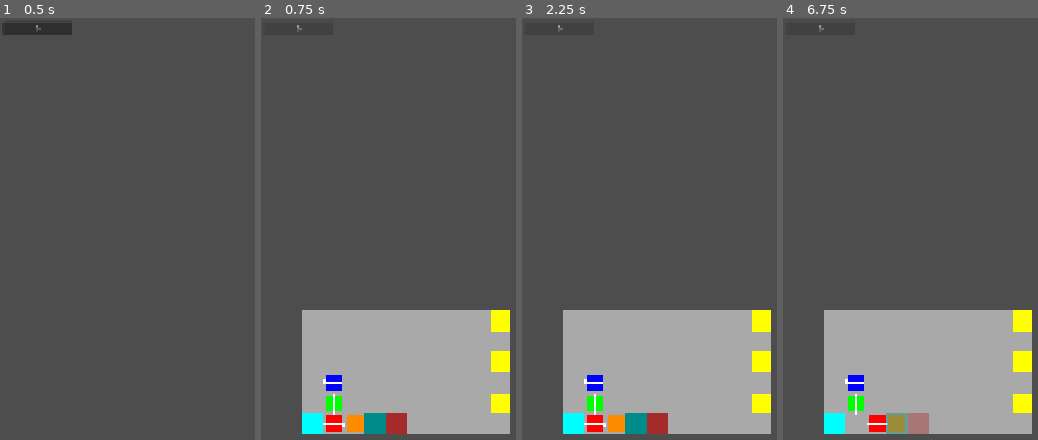
Above: before the commit, frames 1-4 (left to right).
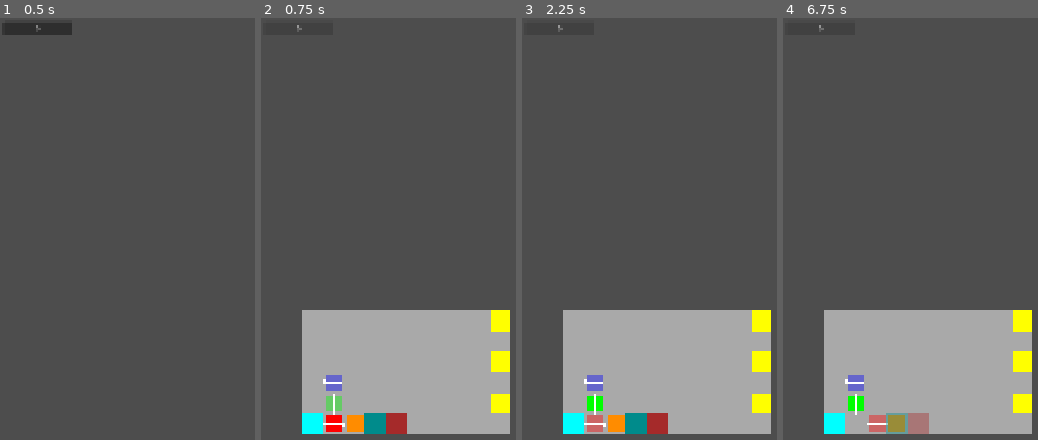
Above: after the commit, the same moments.

Repository: ggestein/jigsaw-of-the-sinking-star
Game: Godot game, scene res://scenes/tests/test_core_gameplay.tscn
Two runs of this game, one before a commit and one after it. Both use one fixed random seed, a clock stepped at 60 frames per second and the inputs below. The project has no main scene, so this scene is started directly.
Inputs:
- Up to frame 1 (0.5 s): no input
- Up to frame 2 (0.75 s): click "0" at 0.5 s
- Up to frame 3 (2.25 s): tap Enter at 1.25 s; hold D 1.28-2.03 s; tap R at 1.35 s; tap Space at 2 s; hold S from 2.03 s (still down); tap C at 2.1 s
- Up to frame 4 (6.75 s): tap Enter at 2.75, 4.25 s; release S at 2.78 s; hold D 2.78-3.53 s; tap Z at 2.85, 5.1 s; tap Space at 3.5, 5 s; hold W 3.53-4.28 s; tap R at 3.6, 5.85 s; hold A 4.28-5.78 s; tap C at 4.35, 6.6 s; hold S 5.78-6.53 s; hold D from 6.53 s (still down)

Frame 1 is identical in both runs. In frame 2, 0.4% of the frame differs, in the area x 25-32%, y 84-94%; in frame 3, 0.4%; in frame 4, 0.4%, in the area x 25-41%, y 84-99%.

Commit message:
main game framework

Diff:
--- /dev/null
+++ b/scenes/tests/test_level_with_theme.tscn
@@ -0,0 +1,12 @@
+[gd_scene format=3 uid="uid://dkcbbroykh8ay"]
+
+[ext_resource type="Script" uid="uid://tjehib2smyld" path="res://scripts/tests/test_level_with_theme.gd" id="1_2wanc"]
+
+[node name="TestLevelWithTheme" type="Node" unique_id=1663444675]
+script = ExtResource("1_2wanc")
+
+[node name="VBox" type="VBoxContainer" parent="." unique_id=1897224243]
+offset_left = 8.0
+offset_top = 9.0
+offset_right = 174.0
+offset_bottom = 319.0
--- /dev/null
+++ b/scripts/core_level_config.gd
@@ -0,0 +1,58 @@
+class_name CoreLevelConfig
+extends Node
+
+class CharacterConfig:
+	var inst_cls: CoreGameplay.CharacterClass
+	var inst_pos: Vector2i
+	var inst_face: int
+
+class DoorConfig:
+	var position: Vector2i
+	var need_pads_indices: Array[int]
+
+class LevelConfig:
+	var obstacles: Array[Vector2i]
+	var range: Rect2i
+	var goals: Array[Vector2i]
+	var characters: Array[CharacterConfig]
+	var boxes: Array[Vector2i]
+	var pads: Array[Vector2i]
+	var doors: Array[DoorConfig]
+
+class GameInstanceArgs:
+	var level_data: CoreGameplay.LevelData
+	var initial_state: CoreGameplay.GameState
+
+static func calculate_game_instance_args(level_config: LevelConfig) -> GameInstanceArgs:
+	var level_data := CoreGameplay.LevelData.new()
+	level_data.obstacles = level_config.obstacles
+	level_data.range = level_config.range
+	level_data.goals = level_config.goals
+	level_data.character_data = []
+	for cc in level_config.characters:
+		level_data.character_data.append(cc.inst_cls)
+	level_data.pads = level_config.pads
+	level_data.doors = []
+	for dc in level_config.doors:
+		var door_data := CoreGameplay.DoorData.new()
+		door_data.position = dc.position
+		door_data.need_pads_indices = dc.need_pads_indices
+		level_data.doors.append(door_data)
+	var initial_state := CoreGameplay.GameState.new()
+	initial_state.current_character_index = 0
+	initial_state.characters = []
+	for cc in level_config.characters:
+		var char_inst := CoreGameplay.CharacterInstance.new()
+		char_inst.inst_position = cc.inst_pos
+		char_inst.inst_face = cc.inst_face
+		initial_state.characters.append(char_inst)
+	initial_state.boxes = []
+	for b in level_config.boxes:
+		var new_box_inst := CoreGameplay.BoxInstance.new()
+		new_box_inst.position = b
+		new_box_inst.killed = false
+		initial_state.boxes.append(new_box_inst)
+	var result := GameInstanceArgs.new()
+	result.level_data = level_data
+	result.initial_state = initial_state
+	return result
--- /dev/null
+++ b/scripts/level_theme.gd
@@ -0,0 +1,7 @@
+class_name LevelTheme
+extends Node
+
+class LevelThemeConfig:
+	var bg_packed_scene_path: String
+	var obstacle_packed_scene_path: Array[String]
+	var box_packed_scene_path: Array[String]
--- /dev/null
+++ b/scripts/main_game.gd
@@ -0,0 +1,17 @@
+class_name MainGame
+extends Node
+
+var current_game_instance: CoreGameplay.GameInstance
+var obstacle_node_map: Dictionary[int, Node3D]
+var box_node_map: Dictionary[int, Node3D]
+var character_node_map: Dictionary[int, Node3D]
+
+func setup(leve_config: CoreLevelConfig.LevelConfig, level_theme: LevelTheme.LevelThemeConfig):
+	var game_instance_args := CoreLevelConfig.calculate_game_instance_args(leve_config)
+	current_game_instance = CoreGameplay.create_new_game_instance(game_instance_args.level_data, game_instance_args.initial_state)
+	# todo
+	pass
+
+func clearup():
+	for child_idx in range(0, get_child_count()):
+		get_child(child_idx).queue_free()
--- a/scripts/tests/test_core_gameplay.gd
+++ b/scripts/tests/test_core_gameplay.gd
@@ -2,67 +2,11 @@
 
 @onready var vbox: VBoxContainer = $"VBox"
 
-class CharacterConfig:
-	var inst_cls: CoreGameplay.CharacterClass
-	var inst_pos: Vector2i
-	var inst_face: int
-
-class DoorConfig:
-	var position: Vector2i
-	var need_pads_indices: Array[int]
-
-class LevelConfig:
-	var obstacles: Array[Vector2i]
-	var range: Rect2i
-	var goals: Array[Vector2i]
-	var characters: Array[CharacterConfig]
-	var boxes: Array[Vector2i]
-	var pads: Array[Vector2i]
-	var doors: Array[DoorConfig]
-
-class GameInstanceArgs:
-	var level_data: CoreGameplay.LevelData
-	var initial_state: CoreGameplay.GameState
-
-var level_configs: Array[LevelConfig]
+var level_configs: Array[CoreLevelConfig.LevelConfig]
 var current_game_instance: CoreGameplay.GameInstance = null
 
-static func calculate_game_instance_args(level_config: LevelConfig) -> GameInstanceArgs:
-	var level_data := CoreGameplay.LevelData.new()
-	level_data.obstacles = level_config.obstacles
-	level_data.range = level_config.range
-	level_data.goals = level_config.goals
-	level_data.character_data = []
-	for cc in level_config.characters:
-		level_data.character_data.append(cc.inst_cls)
-	level_data.pads = level_config.pads
-	level_data.doors = []
-	for dc in level_config.doors:
-		var door_data := CoreGameplay.DoorData.new()
-		door_data.position = dc.position
-		door_data.need_pads_indices = dc.need_pads_indices
-		level_data.doors.append(door_data)
-	var initial_state := CoreGameplay.GameState.new()
-	initial_state.current_character_index = 0
-	initial_state.characters = []
-	for cc in level_config.characters:
-		var char_inst := CoreGameplay.CharacterInstance.new()
-		char_inst.inst_position = cc.inst_pos
-		char_inst.inst_face = cc.inst_face
-		initial_state.characters.append(char_inst)
-	initial_state.boxes = []
-	for b in level_config.boxes:
-		var new_box_inst := CoreGameplay.BoxInstance.new()
-		new_box_inst.position = b
-		new_box_inst.killed = false
-		initial_state.boxes.append(new_box_inst)
-	var result := GameInstanceArgs.new()
-	result.level_data = level_data
-	result.initial_state = initial_state
-	return result
-
 func setup_all_level_configs():
-	var level_config := LevelConfig.new()
+	var level_config := CoreLevelConfig.LevelConfig.new()
 	level_config.obstacles = [
 		Vector2i(0, 0)
 	]
@@ -73,17 +17,17 @@
 		Vector2i(9, 1),
 	]
 	level_config.characters = []
-	var char_config := CharacterConfig.new()
+	var char_config := CoreLevelConfig.CharacterConfig.new()
 	char_config.inst_cls = CoreGameplay.CharacterClass.WARRIOR
 	char_config.inst_pos = Vector2i(1, 0)
 	char_config.inst_face = 1
 	level_config.characters.append(char_config)
-	char_config = CharacterConfig.new()
+	char_config = CoreLevelConfig.CharacterConfig.new()
 	char_config.inst_cls = CoreGameplay.CharacterClass.THIEF
 	char_config.inst_pos = Vector2i(1, 1)
 	char_config.inst_face = 2
 	level_config.characters.append(char_config)
-	char_config = CharacterConfig.new()
+	char_config = CoreLevelConfig.CharacterConfig.new()
 	char_config.inst_cls = CoreGameplay.CharacterClass.MAGE
 	char_config.inst_pos = Vector2i(1, 2)
 	char_config.inst_face = 3
@@ -94,7 +38,7 @@
 	level_config.pads = [
 		Vector2i(3, 0)
 	]
-	var door_config: DoorConfig = DoorConfig.new();
+	var door_config: CoreLevelConfig.DoorConfig = CoreLevelConfig.DoorConfig.new();
 	door_config.position = Vector2i(4, 0)
 	door_config.need_pads_indices = [0]
 	level_config.doors.append(door_config)
@@ -102,7 +46,7 @@
 
 func level_config_button_callback(idx: int):
 	printt("level_config_button_callback", idx)
-	var args := calculate_game_instance_args(level_configs[idx])
+	var args := CoreLevelConfig.calculate_game_instance_args(level_configs[idx])
 	current_game_instance = CoreGameplay.create_new_game_instance(args.level_data, args.initial_state)
 	printt("current_game_instance", current_game_instance)
 
@@ -232,6 +176,8 @@
 			cl = Color.GREEN
 		elif cd == CoreGameplay.CharacterClass.MAGE:
 			cl = Color.BLUE
+		if current_state.current_character_index != idx:
+			cl = Color(cl.r, cl.g, cl.b, cl.a * 0.4)
 		draw_range(Rect2i(ci.inst_position.x, ci.inst_position.y, 1, 1), cl, 5)
 		draw_arrow(ci.inst_position, ci.inst_face)
 	for box in current_state.boxes:
--- /dev/null
+++ b/scripts/tests/test_level_with_theme.gd
@@ -0,0 +1,71 @@
+extends Node
+
+@onready var vbox: VBoxContainer = $"VBox"
+
+class TestEntry:
+	var name: String
+	var level_config: CoreLevelConfig.LevelConfig
+	var level_theme_config: LevelTheme.LevelThemeConfig
+
+var test_entries: Array[TestEntry]
+var current_main_game: MainGame = null
+
+func setup_all_level_configs():
+	var level_config := CoreLevelConfig.LevelConfig.new()
+	level_config.obstacles = [
+		Vector2i(0, 0)
+	]
+	level_config.range = Rect2i(0, 0, 10, 6)
+	level_config.goals = [
+		Vector2i(9, 5),
+		Vector2i(9, 3),
+		Vector2i(9, 1),
+	]
+	level_config.characters = []
+	var char_config := CoreLevelConfig.CharacterConfig.new()
+	char_config.inst_cls = CoreGameplay.CharacterClass.WARRIOR
+	char_config.inst_pos = Vector2i(1, 0)
+	char_config.inst_face = 1
+	level_config.characters.append(char_config)
+	char_config = CoreLevelConfig.CharacterConfig.new()
+	char_config.inst_cls = CoreGameplay.CharacterClass.THIEF
+	char_config.inst_pos = Vector2i(1, 1)
+	char_config.inst_face = 2
+	level_config.characters.append(char_config)
+	char_config = CoreLevelConfig.CharacterConfig.new()
+	char_config.inst_cls = CoreGameplay.CharacterClass.MAGE
+	char_config.inst_pos = Vector2i(1, 2)
+	char_config.inst_face = 3
+	level_config.characters.append(char_config)
+	level_config.boxes = [
+		Vector2i(2, 0)
+	]
+	level_config.pads = [
+		Vector2i(3, 0)
+	]
+	var door_config: CoreLevelConfig.DoorConfig = CoreLevelConfig.DoorConfig.new();
+	door_config.position = Vector2i(4, 0)
+	door_config.need_pads_indices = [0]
+	level_config.doors.append(door_config)
+	var level_theme_config := LevelTheme.LevelThemeConfig.new()
+	var test_entry := TestEntry.new()
+	test_entry.name = "LEVEL 1"
+	test_entry.level_config = level_config
+	test_entry.level_theme_config = level_theme_config
+	test_entries.append(test_entry)
+
+func level_config_button_callback(idx: int):
+	printt("level_config_button_callback", idx)
+	# todo
+	printt("SELECTED:", test_entries[idx].name)
+
+func setup_buttons():
+	for i in range(0, len(test_entries)):
+		var btn := Button.new()
+		btn.text = test_entries[i].name
+		btn.connect("pressed", level_config_button_callback.bind(i))
+		vbox.add_child(btn)
+
+func _ready() -> void:
+	setup_all_level_configs()
+	setup_buttons()
Not shown, added: scripts/core_level_config.gd.uid
Not shown, added: scripts/level_theme.gd.uid
Not shown, added: scripts/main_game.gd.uid
Not shown, added: scripts/tests/test_level_with_theme.gd.uid
Not shown, added: scenes/tests/test_level_with_theme.tscn3696389495.tmp
